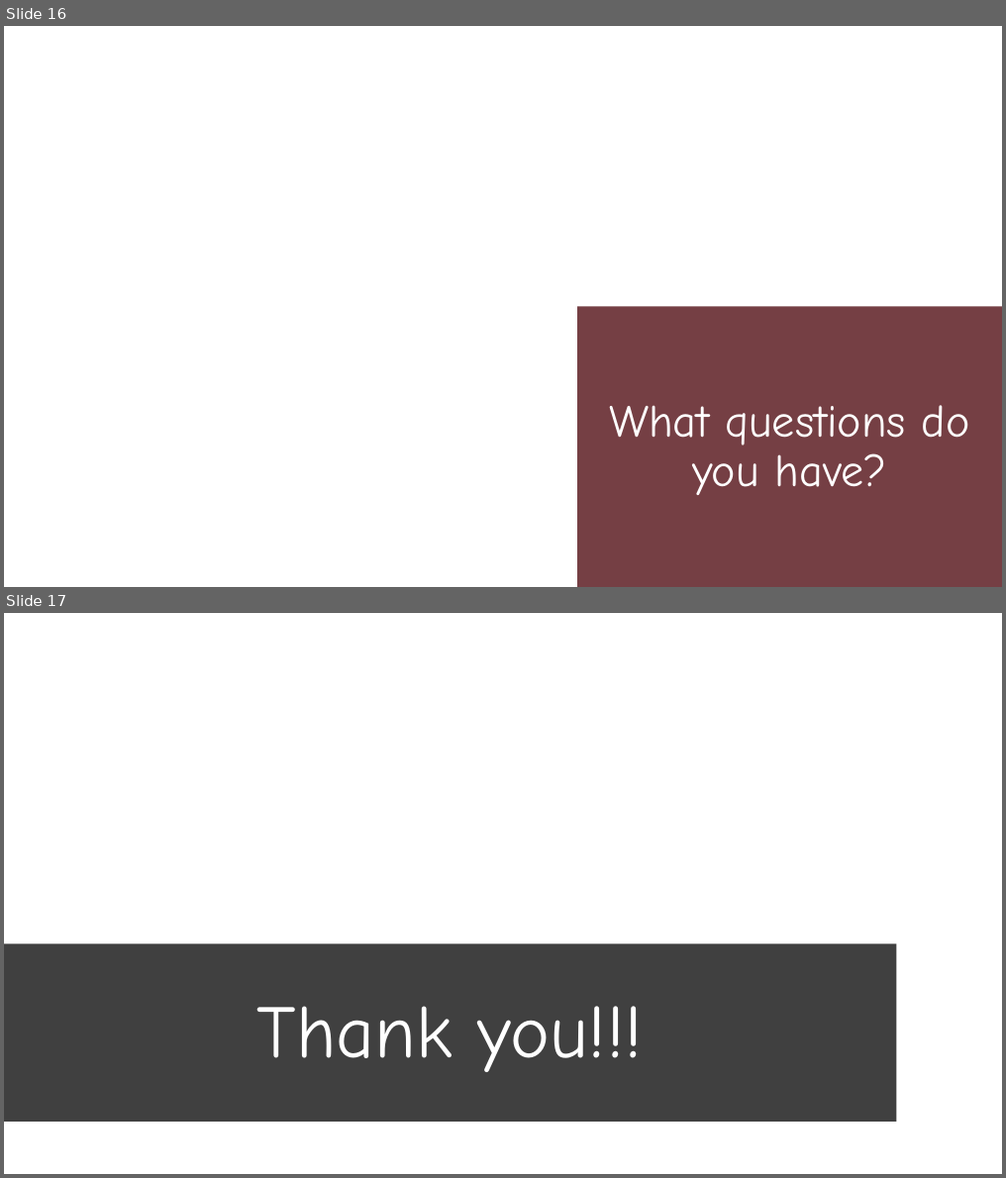
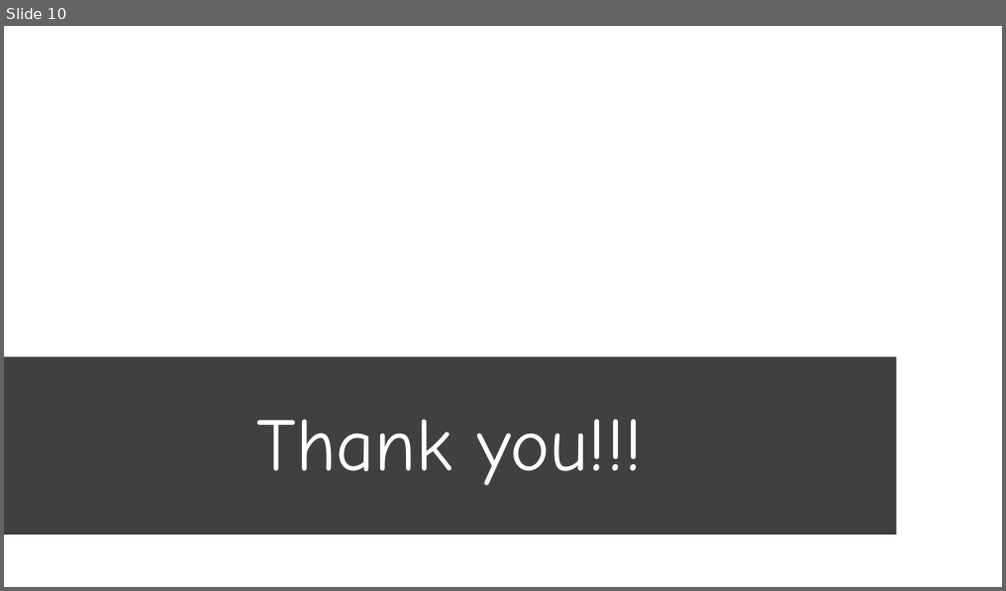
Before and after one commit to JordanWhite21/TheBluePowerShells, a slide deck: Final Project_MarioKart.pptx. Shown one above the other, each under a label of ours: slides 16 and 17 before the commit, slide 10 after it. The pictures are 1006x1178 and 1006x591 pixels, drawn with LibreOffice and Linux fonts; fonts in the diff are those of the drawing; background and template pictures are left out. Boxes give left, top, right and bottom in pixels: in the first picture for what was removed or moved away, otherwise in the second. Text is boxed around its words. In the diff, an @@ line names an element or a change of style, - is before the commit and + after.

```diff
--- a/Final Project_MarioKart.pptx
+++ b/Final Project_MarioKart.pptx
@@ slide 16 removed at box(4, 26, 1002, 587), background picture (left out) @@
@@ text removed at box(577, 307, 1002, 587) @@
-What questions do you have?
@@ what was slide 17 is now slide 10 @@
```
Also in this commit, not shown: 6 slides changed, 1 slide added, 7 other slides removed.
